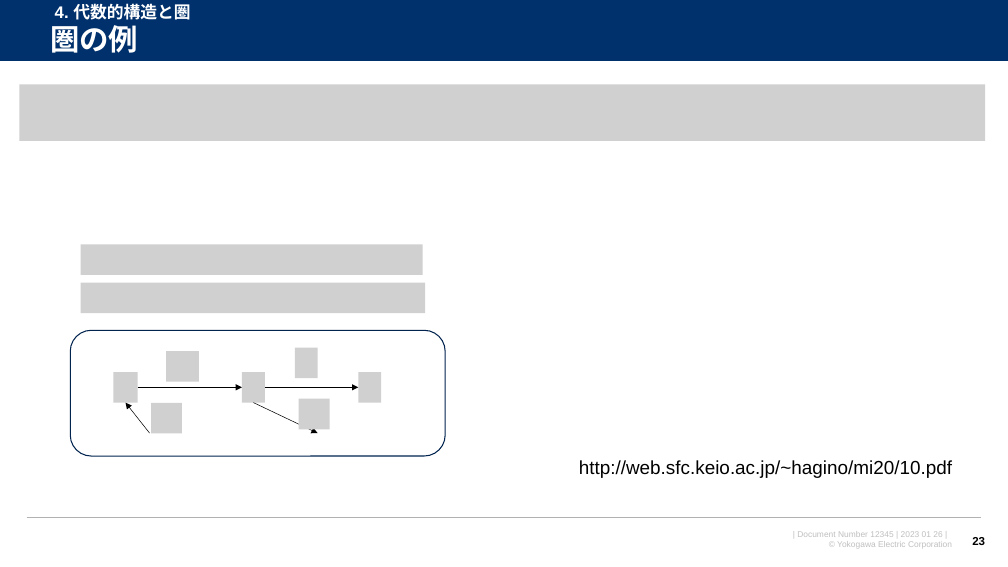
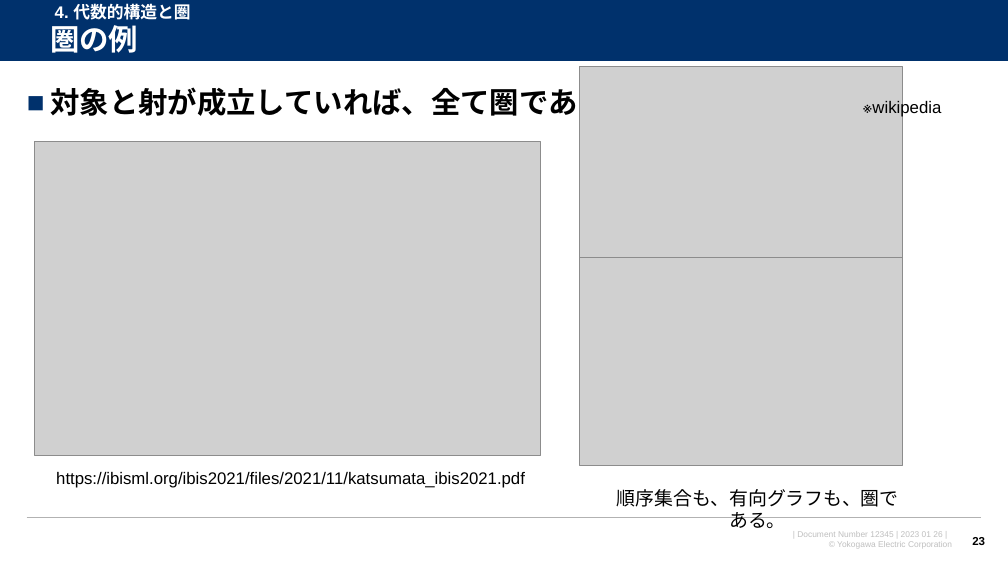
Before and after one commit to watarukumagai-git/opt, a slide deck: slide 23 of MMW/20230126_MMW_kumagai_rev.0.pptx. Drawn at 1008x567 pixels with LibreOffice and Linux fonts; fonts in the diff are those of the drawing; grey boxes stand for pictures; background and template pictures are left out. Boxes give left, top, right and bottom in pixels: in the first picture for what was removed or moved away, otherwise in the second. Text is boxed around its words. In the diff, an @@ line names an element or a change of style, - is before the commit and + after.

```diff
--- a/MMW/20230126_MMW_kumagai_rev.0.pptx
+++ b/MMW/20230126_MMW_kumagai_rev.0.pptx
@@ picture removed at bbox=[20, 85, 986, 141] @@
@@ text added at bbox=[50, 83, 636, 121], 28 pt, text #000000, bold @@
+■ 対象と射が成立していれば、全て圏である。
@@ picture added at bbox=[579, 66, 902, 257] @@
@@ text added at bbox=[872, 99, 941, 117], 16 pt, text #000000 @@
+※wikipedia
@@ picture added at bbox=[35, 141, 541, 455] @@
@@ picture removed at bbox=[81, 244, 423, 274] @@
@@ picture added at bbox=[579, 258, 902, 466] @@
@@ picture removed at bbox=[81, 283, 426, 313] @@
@@ rounded rectangle removed at bbox=[70, 330, 445, 456] @@
@@ picture removed at bbox=[166, 351, 199, 381] @@
@@ picture removed at bbox=[295, 348, 318, 378] @@
@@ picture removed at bbox=[113, 372, 138, 402] @@
@@ arrow removed from (138, 387) to (242, 387) @@
@@ picture removed at bbox=[242, 372, 265, 402] @@
@@ arrow removed from (265, 387) to (358, 387) @@
@@ picture removed at bbox=[358, 372, 381, 402] @@
@@ arrow removed from (150, 433) to (126, 403) @@
@@ picture removed at bbox=[151, 403, 182, 433] @@
@@ arrow removed from (253, 403) to (318, 433) @@
@@ picture removed at bbox=[299, 399, 330, 429] @@
@@ text added at bbox=[56, 472, 525, 488], 16 pt, text #000000 @@
+https://ibisml.org/ibis2021/files/2021/11/katsumata_ibis2021.pdf
@@ text removed at bbox=[579, 460, 952, 478] @@
-http://web.sfc.keio.ac.jp/~hagino/mi20/10.pdf
@@ text added at bbox=[616, 489, 898, 528], 18 pt, text #000000 @@
+順序集合も、有向グラフも、圏である。
```
Also in this commit, not shown: 10 other slides changed, 4 slides added, 5 slides removed.
